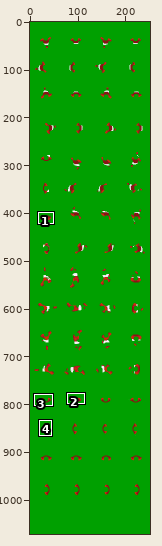
Two versions of one sprite sheet, client/images/spritesShirts.png. The first picture is a wide view before the edit; the outline marks the close-up.
Close-up. Before the edit:
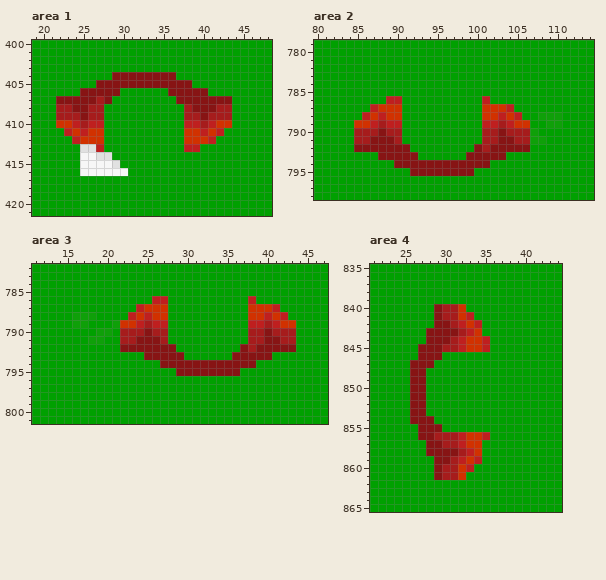
The file is 252x1071 pixels. Colours within 5 levels of each other are drawn and written as one. Shown: area 1: x 19..48, y 400..421; area 2: x 80..114, y 779..798; area 3: x 11..47, y 782..801; area 4: x 21..44, y 835..865. The commit also changed other parts of the picture, which this record leaves out.
Once edited:
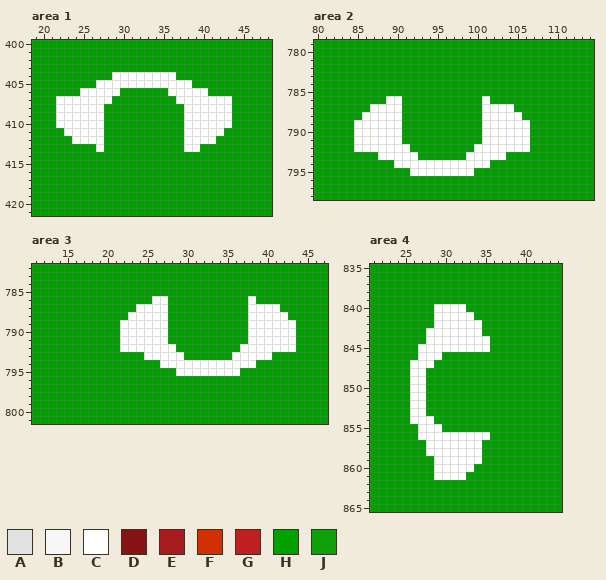
Palette (. is transparent): A #e1e1e1  B #f7f7f7  C #ffffff  D #871414  E #a61c1c  F #d13100  G #bf1f1f  H #00a000  J #0fa009
Difference:
Changed rows in their new state; - is an unchanged pixel.
Area 1:
first column x 22:
404 -------CCCCCCCC-------
405 -----CCCCCCCCCCCC-----
406 ---CCCCC------CCCCC---
407 CCCCCCC--------CCCCCCC
408 CCCCCC----------CCCCCC
409 CCCCCC----------CCCCCC
410 CCCCCC----------CCCCCC
411 -CCCCC----------CCCCC-
412 --CCCC----------CCCC--
413 ---HHC----------CC----
414 ---HHHH---------------
415 ---HHHHH--------------
416 ---HHHHHH-------------
Area 2:
first column x 85:
786 ----CC----------C---------
787 --CCCC----------CCCC------
788 -CCCCC----------CCCCC--HHH
789 CCCCCC----------CCCCCC--HH
790 CCCCCC----------CCCCCCH---
791 CCCCCC----------CCCCCCHH--
792 CCCCCCC--------CCCCCCC----
793 ---CCCCC------CCCCC-------
794 -----CCCCCCCCCCCC---------
795 -------CCCCCCCC-----------
Area 3:
first column x 16:
786 ----------CC----------C-----
787 --------CCCC----------CCCC--
788 HHH----CCCCC----------CCCCC-
789 HH---HCCCCCC----------CCCCCC
790 ---HH-CCCCCC----------CCCCCC
791 --HH--CCCCCC----------CCCCCC
792 ------CCCCCCC--------CCCCCCC
793 ---------CCCCC------CCCCC---
794 -----------CCCCCCCCCCCC-----
795 -------------CCCCCCCC-------
Area 4:
first column x 26:
840 ---CCCC---
841 ---CCCCC--
842 ---CCCCCC-
843 --CCCCCCC-
844 --CCCCCCCC
845 -CCCCCCCCC
846 -CCC------
847 CCC-------
848 CC--------
849 CC--------
850 CC--------
851 CC--------
852 CC--------
853 CC--------
854 CCC-------
855 -CCC------
856 -CCCCCCCCC
857 --CCCCCCC-
858 --CCCCCCC-
859 ---CCCCCC-
860 ---CCCCC--
861 ---CCCC---
Pixel boxes of the changes (left, top, right, bottom) in both close-ups:
changed: (56, 72, 232, 176)
changed: (354, 96, 562, 176)
changed: (72, 296, 296, 376)
changed: (410, 304, 490, 480)
